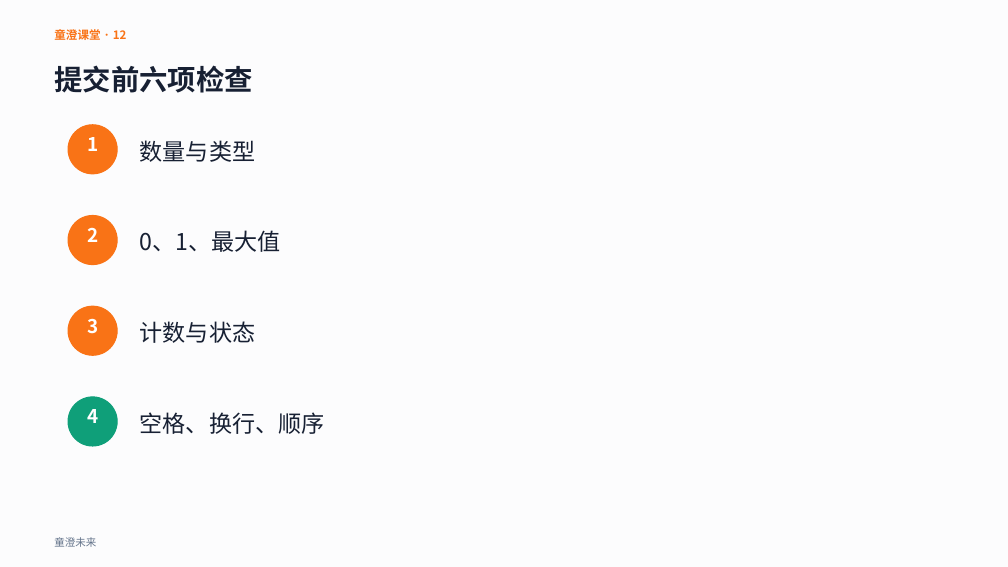
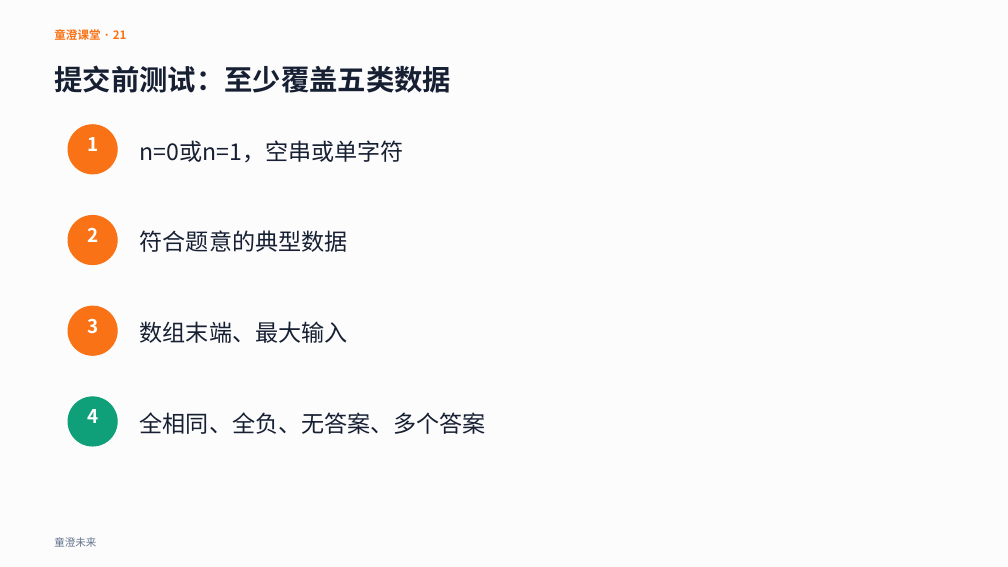
Before and after one commit to aotian/PilotDeck, a slide deck: slide 21 of workspaces/cie-cpp-level3/lesson-12/courseware.pptx (slide 12 before the commit). Drawn at 1008x567 pixels with LibreOffice and Linux fonts; fonts in the diff are those of the drawing. Boxes give left, top, right and bottom in pixels: in the first picture for what was removed or moved away, otherwise in the second. Text is boxed around its words. In the diff, an @@ line names an element or a change of style, - is before the commit and + after.

```diff
--- a/workspaces/cie-cpp-level3/lesson-12/courseware.pptx
+++ b/workspaces/cie-cpp-level3/lesson-12/courseware.pptx
@@ text at <box>54,27,127,43</box>: text changed @@
-童澄课堂 · 12
+童澄课堂 · 21
@@ text at <box>54,65,451,93</box>: text changed @@
-提交前六项检查
+提交前测试：至少覆盖五类数据
@@ text at <box>140,140,404,163</box>: text changed @@
-数量与类型
+n=0或n=1，空串或单字符
@@ text at <box>140,230,348,252</box>: text changed @@
-0、1、最大值
+符合题意的典型数据
@@ text at <box>140,321,348,343</box>: text changed @@
-计数与状态
+数组末端、最大输入
@@ text at <box>140,412,486,434</box>: text changed @@
-空格、换行、顺序
+全相同、全负、无答案、多个答案
```
Also in this commit, not shown: 11 other slides changed, 18 slides added, 13 slides removed, 26 other files.
